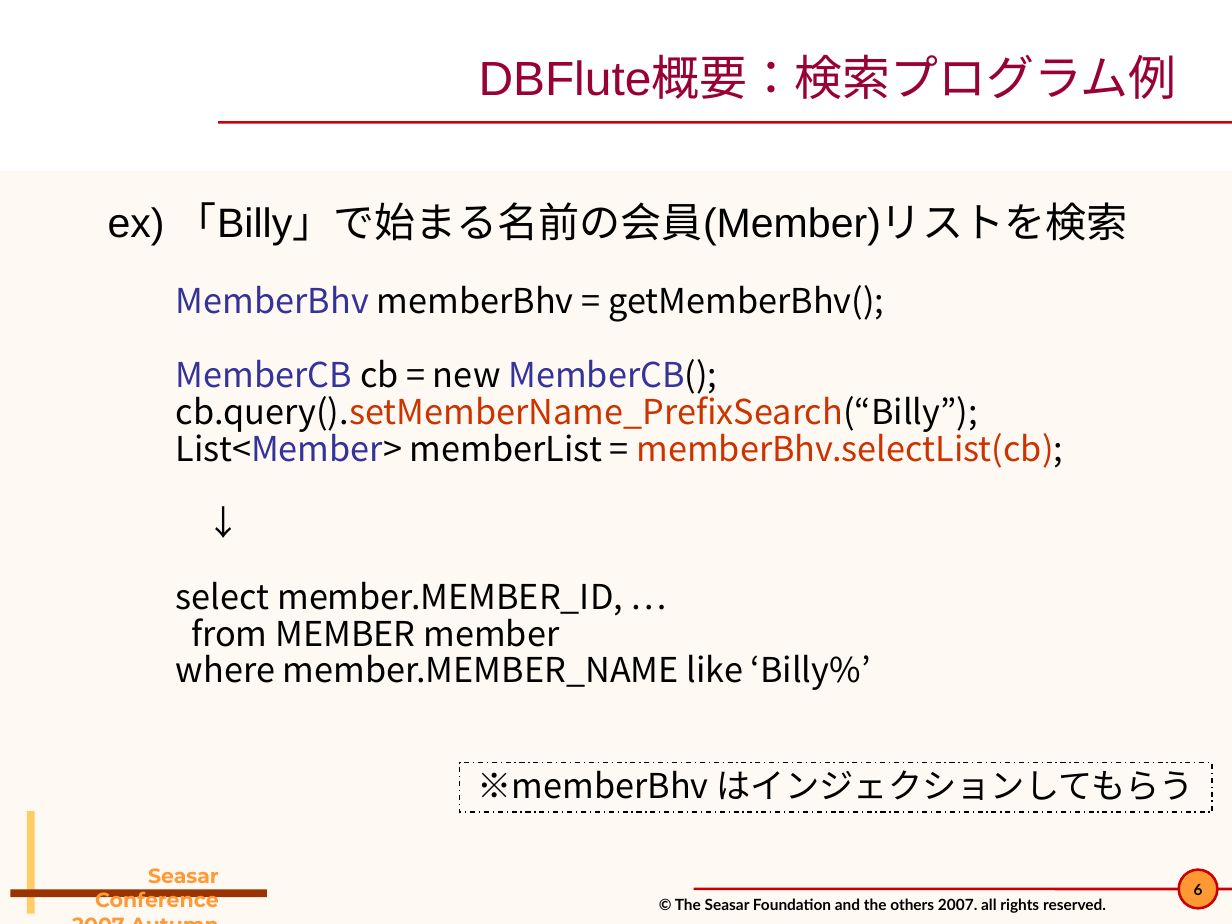
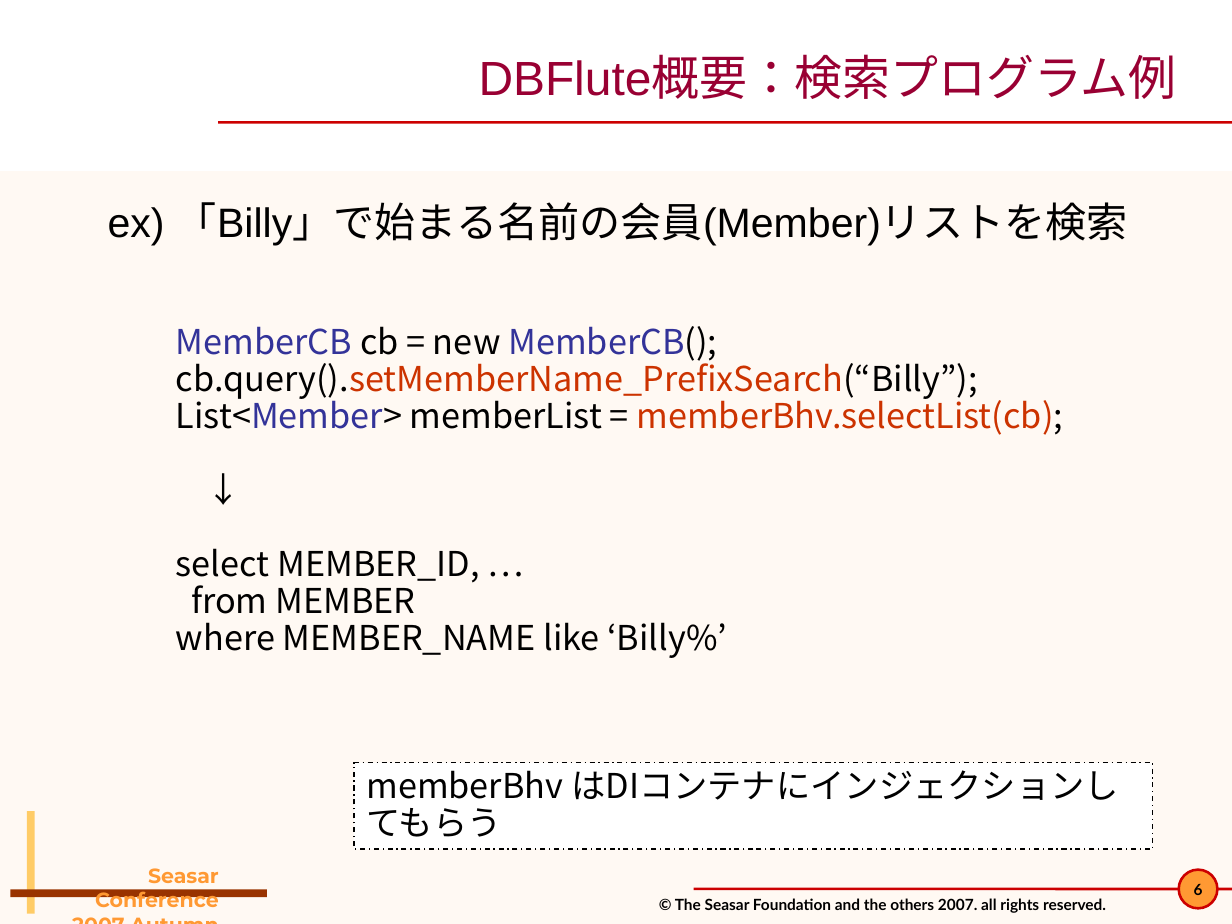
Before and after one commit to seasarorg/dbflute, a slide deck: slide 6 of dbflute/etc/doc/pres/sc2007a_2-DBFlute.ppt. Drawn at 1232x924 pixels with LibreOffice and Linux fonts; fonts in the diff are those of the drawing; background and template pictures are left out. Boxes give left, top, right and bottom in pixels: in the first picture for what was removed or moved away, otherwise in the second. Text is boxed around its words. In the diff, an @@ line names an element or a change of style, - is before the commit and + after.

```diff
--- a/dbflute/etc/doc/pres/sc2007a_2-DBFlute.ppt
+++ b/dbflute/etc/doc/pres/sc2007a_2-DBFlute.ppt
@@ text at box(176, 285, 884, 322): paragraph removed @@
-  MemberBhv memberBhv = getMemberBhv();
@@ text at box(176, 548, 727, 658): text changed @@
-  select member.MEMBER_ID, …
-  from MEMBER member
-  where member.MEMBER_NAME like ‘Billy%’
+  select MEMBER_ID, …
+  from MEMBER
+  where MEMBER_NAME like ‘Billy%’
@@ rectangle added at box(354, 763, 1152, 849), fill #FFFFFF, outline #000000 0.74 pt dashed, 20 pt, text #000000 @@
+memberBhv はDIコンテナにインジェクションしてもらう
@@ rectangle removed at box(460, 763, 1212, 812) @@
-※memberBhv はインジェクションしてもらう
```
Also in this commit, not shown: 32 other slides changed, 1 slide added, 2 other files.
